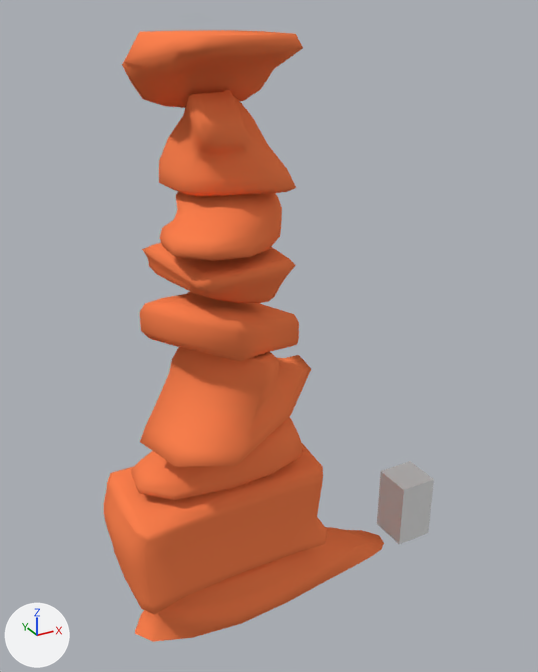
An edit to the Blender file Blender/Environment/Rocks.blend, drawn before and after from the same camera.
Rendered twice from a 50 mm camera at (-7.96, -12.32, 13.2) aimed at (-0.74, 0.8, 6.64). Lighting does not change. The marker at lower left points along +X, +Y and +Z.

Before the edit, the objects in view are built like this:
```python
me_cube_015 = bpy.data.meshes.new('Cube.015')
me_cube_015.from_pydata(...)  # a box spanning x -1.0..1.0, y -1.0..1.0, z -1.0..1.0
me_cube_021 = bpy.data.meshes.new('Cube.021')
me_cube_021.from_pydata(...)  # 1210 vertices, 1191 faces, 2 loose edges; spans x -9.24..5.38, y -3.95..3.73, z -1.05..13.62
me_cube_021.polygons.foreach_set('use_smooth', [True] * 1191)
# faces by material slot: [1061, 130]
me_cube_021.materials.append(mat_material_006)  # orange #ff8350
me_cube_021.materials.append(mat_material_008)  # orange #ff8350
ob_cube_011 = bpy.data.objects.new('Cube.011', me_cube_015)
ob_cube_011.location = (3.37, 0.62, 0.91)
ob_cube_011.scale = (0.5, 0.5, 0.875)
ob_cube_013 = bpy.data.objects.new('Cube.013', me_cube_021)
ob_cube_013.location = (-0.02, 0.62, 0.91)
ob_cube_013.scale = (0.5, 0.5, 0.875)
```
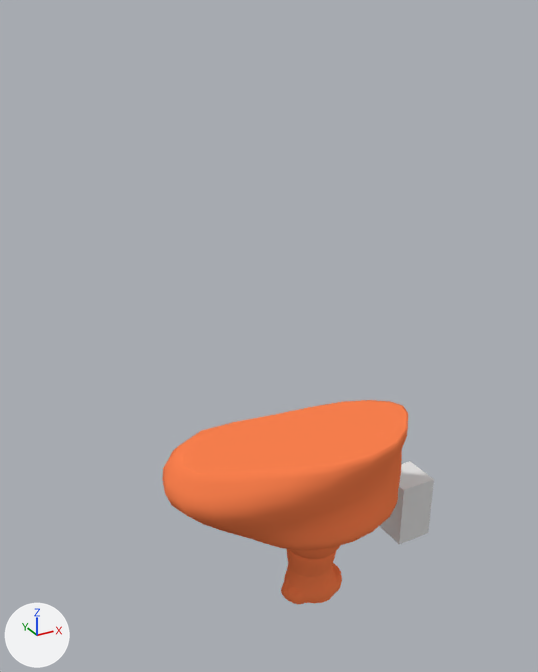
Commit message: Made joined version of rock chunks

Edits to the bpy script that builds the scene:
```text
Add me_cylinder_001:
    me_cylinder_001.from_pydata(...)  # 881 vertices, 866 faces; spans x -3.51..2.53, y -1.51..1.64, z 0.0..4.42
    me_cylinder_001.polygons.foreach_set('use_smooth', [True] * 866)
    me_cylinder_001.materials.append(mat_material_006)  # orange #ff8350
Remove ob_cube_013:
    ob_cube_013 = bpy.data.objects.new('Cube.013', me_cube_021)
    ob_cube_013.location = (-0.02, 0.62, 0.91)
    ob_cube_013.scale = (0.5, 0.5, 0.875)
Add ob_cylinder_001:
    ob_cylinder_001 = bpy.data.objects.new('Cylinder.001', me_cylinder_001)
    ob_cylinder_001.location = (0.0, 0.0, 0.0)
```

Pixel boxes (x1, y1, x2, y2) of what changed, in the pictures (538 x 672 px):
'Cube.013', deleted (orange): before (104, 30, 384, 642)
    faces in mat_material_006 (orange #ff8350): (104, 30, 384, 642)
    faces in mat_material_008 (orange #ff8350): (160, 192, 282, 261)
'Cylinder.001', added (orange): after (163, 400, 408, 604)
